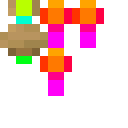
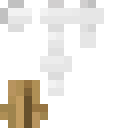
Layers edited between the first and the second 128×128 image:
painted on "texture" over (x1=0, y1=0, x2=104, y2=96)
painted on "sidemap" over (x1=0, y1=0, x2=48, y2=128)
